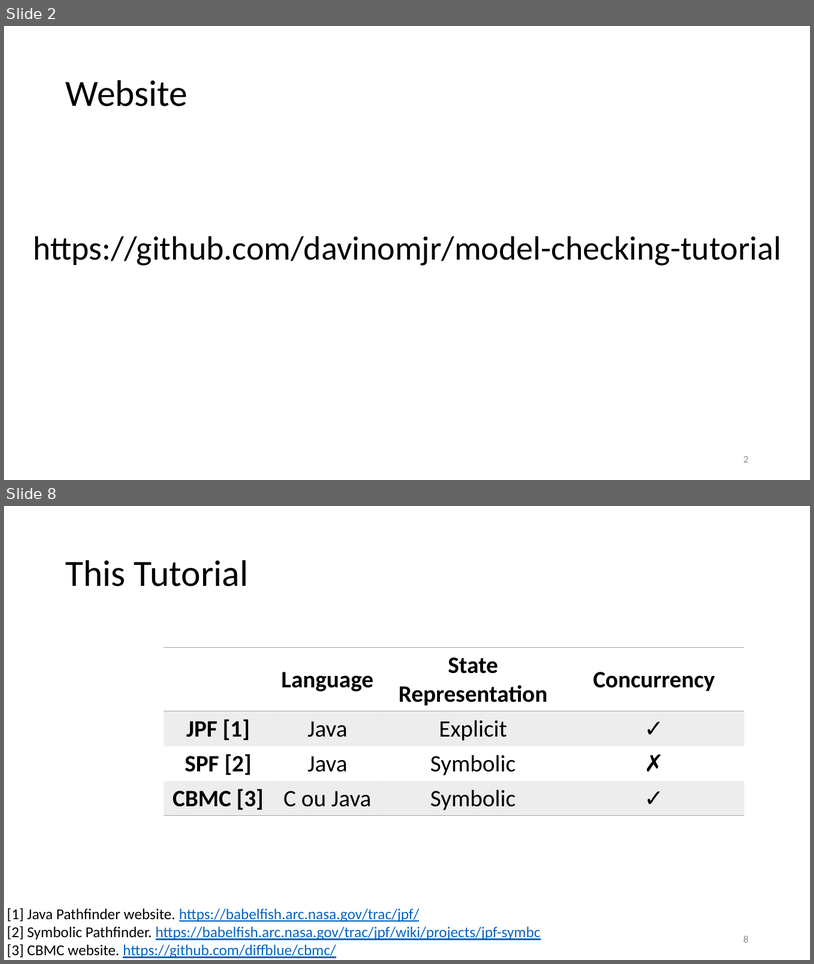
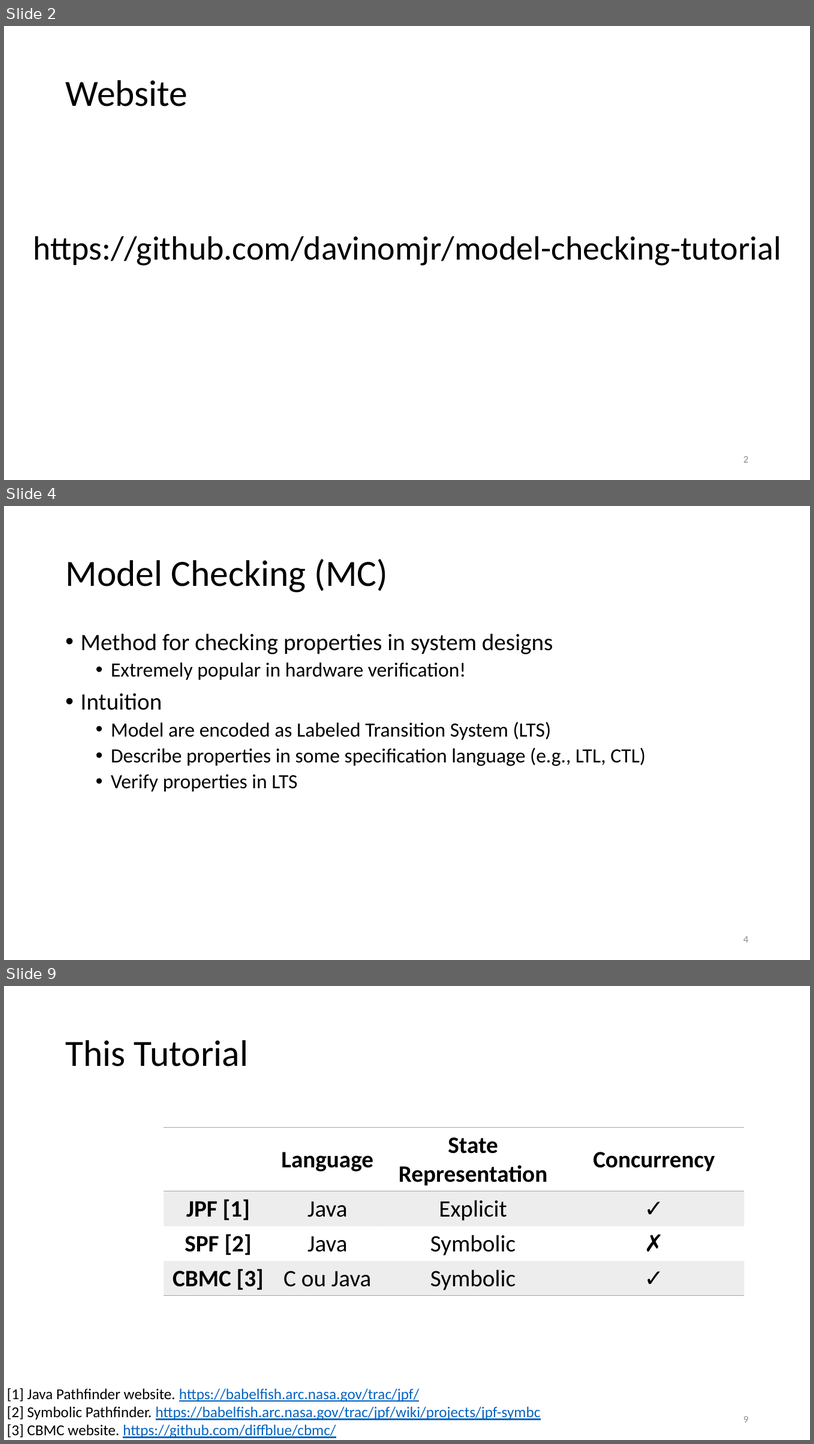
Before and after one commit to damorim/model-checking-tutorial, a slide deck: program-model-checking.pptx. Shown one above the other, each under a label of ours: slides 2 and 8 before the commit, slides 2, 4 and 9 after it; the slides between them are not shown. The pictures are 814x964 and 814x1444 pixels, drawn with LibreOffice and Linux fonts; fonts in the diff are those of the drawing. Boxes give left, top, right and bottom in pixels: in the first picture for what was removed or moved away, otherwise in the second. Text is boxed around its words. In the diff, an @@ line names an element or a change of style, - is before the commit and + after.

```diff
--- a/program-model-checking.pptx
+++ b/program-model-checking.pptx
@@ slide 4 added at (4,506,810,960), background #FFFFFF @@
@@ title added at (65,559,389,592), 44 pt, text #000000 @@
+Model Checking (MC)
@@ text added at (81,633,646,792), 24 pt, text #000000 @@
+• Method for checking properties in system designs
+  • Extremely popular in hardware verification!
+• Intuition
+  • Model are encoded as Labeled Transition System (LTS)
+  • Describe properties in some specification language (e.g., LTL, CTL)
+  • Verify properties in LTS
@@ page number added at (744,936,749,942), 12 pt, text #8C8C8C @@
+4
@@ what was slide 8 is now slide 9 @@
@@ page number at (744,1416,749,1422): text changed @@
-8
+9
```
Also in this commit, not shown: 8 slides changed, 1 other slide added.
